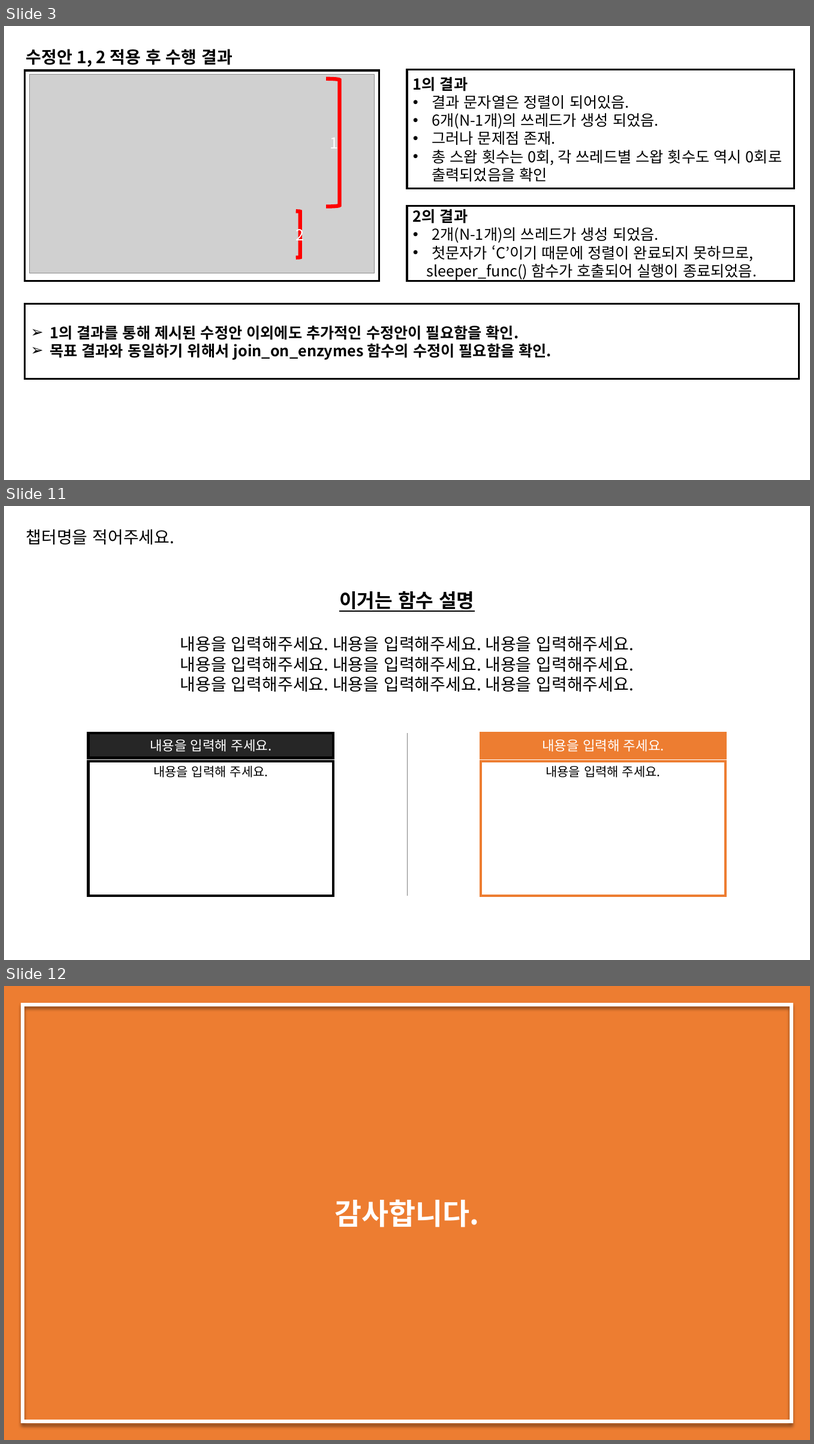
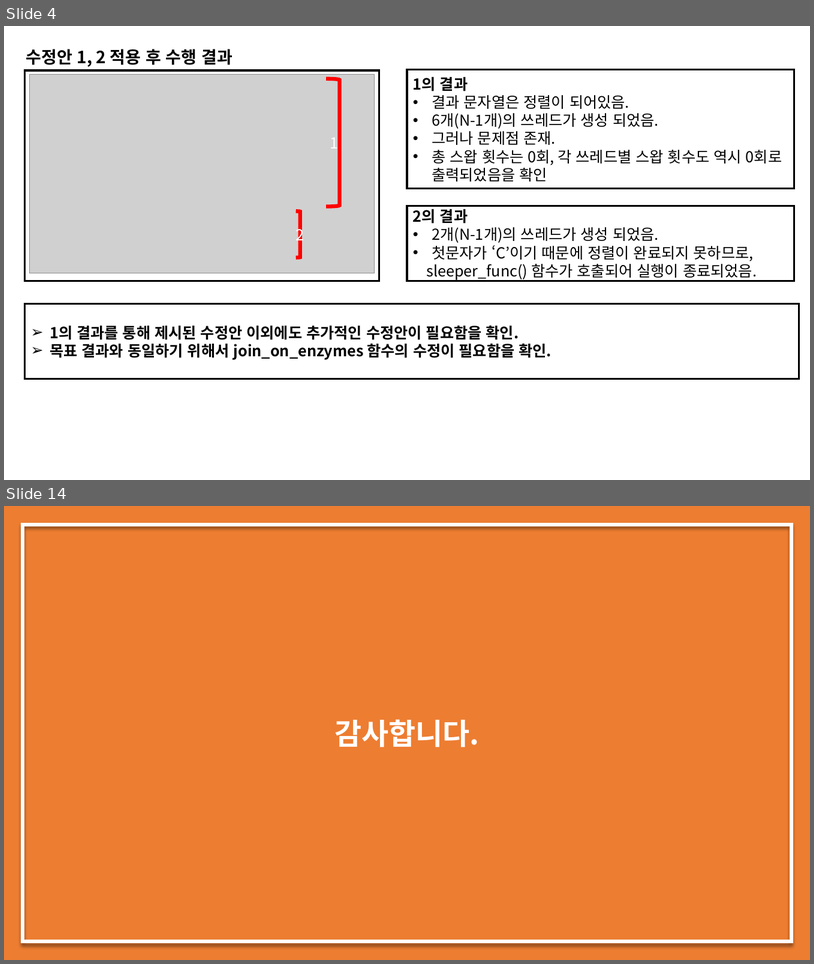
Before and after one commit to dudghks97/OS, a slide deck: 2016305078_최영환_os_report_02.pptx. Shown one above the other, each under a label of ours: slides 3, 11 and 12 before the commit, slides 4 and 14 after it; the slides between them are not shown. The pictures are 814x1444 and 814x964 pixels, drawn with LibreOffice and Linux fonts; fonts in the diff are those of the drawing; grey boxes stand for pictures. Boxes give left, top, right and bottom in pixels: in the first picture for what was removed or moved away, otherwise in the second. Text is boxed around its words. In the diff, an @@ line names an element or a change of style, - is before the commit and + after.

```diff
--- a/2016305078_최영환_os_report_02.pptx
+++ b/2016305078_최영환_os_report_02.pptx
@@ slide 11 removed at [4, 506, 810, 960], background #FFFFFF @@
@@ text removed at [26, 529, 175, 545] @@
-챕터명을 적어주세요.
@@ text removed at [339, 591, 474, 612] @@
-이거는 함수 설명
@@ text removed at [180, 636, 634, 692] @@
-내용을 입력해주세요. 내용을 입력해주세요. 내용을 입력해주세요.
-내용을 입력해주세요. 내용을 입력해주세요. 내용을 입력해주세요.
-내용을 입력해주세요. 내용을 입력해주세요. 내용을 입력해주세요.
@@ rectangle removed at [88, 733, 333, 757] @@
-내용을 입력해 주세요.
@@ line removed from (408, 733) to (408, 895) @@
@@ rectangle removed at [481, 733, 726, 757] @@
-내용을 입력해 주세요.
@@ rectangle removed at [88, 760, 333, 895] @@
-내용을 입력해 주세요.
@@ rectangle removed at [481, 760, 726, 895] @@
-내용을 입력해 주세요.
@@ what was slide 3 is now slide 4 @@
@@ what was slide 12 is now slide 14 @@
```
Also in this commit, not shown: 3 slides changed, 8 slides added, 5 other slides removed, 3 other files.
